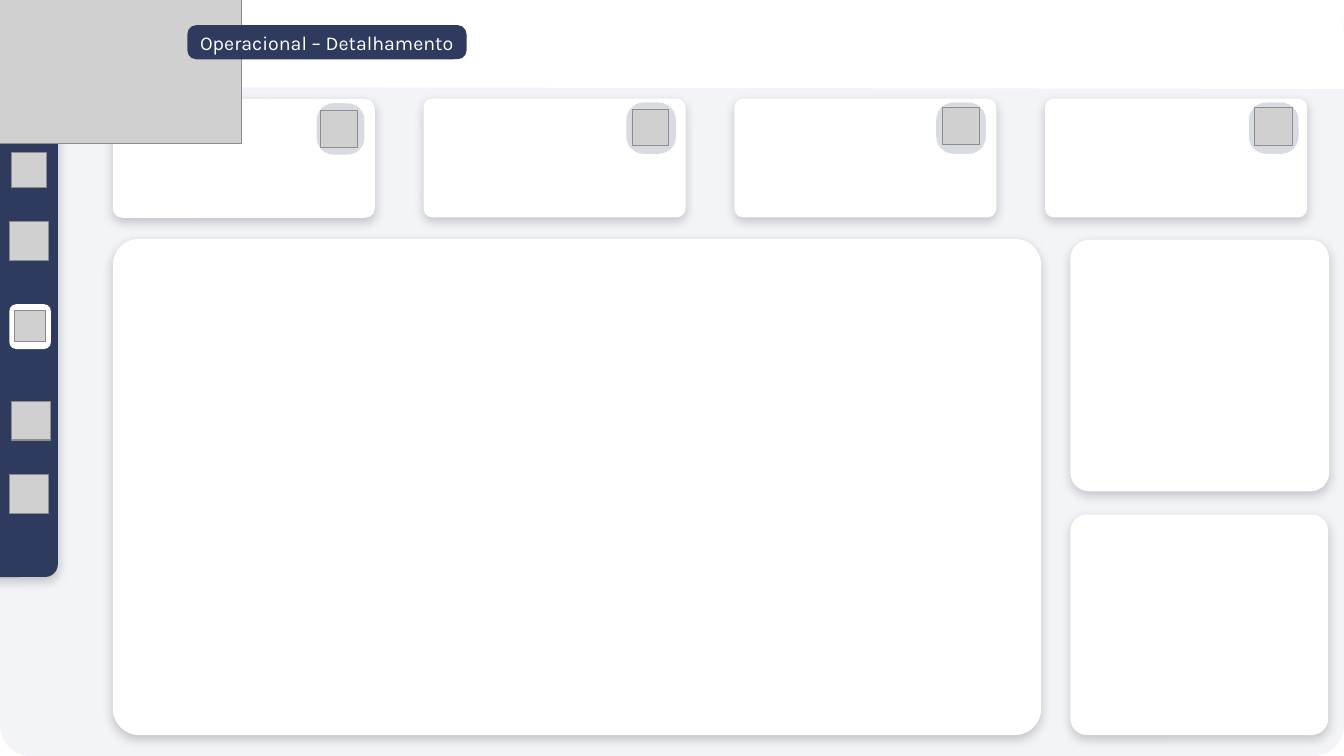
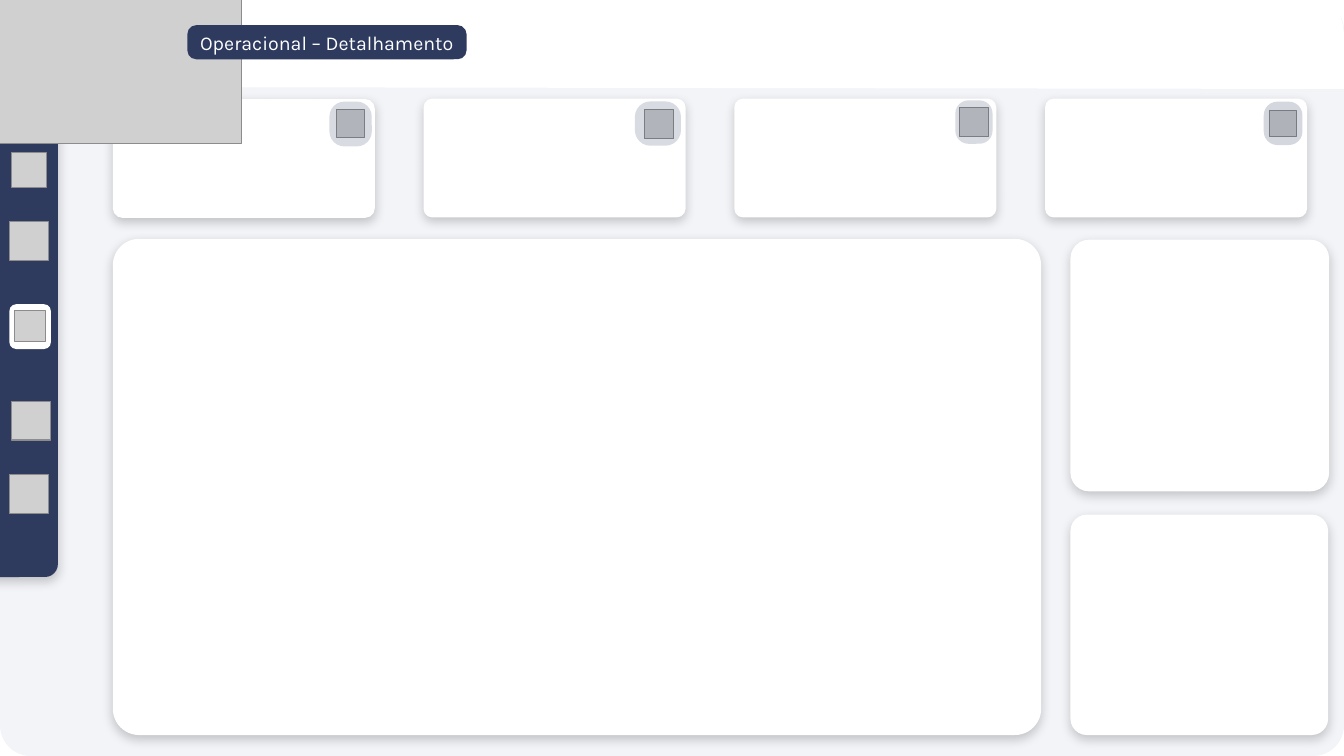
Before and after one commit to Lucas-Pires-ds/controle-orcamentario-analytics-pipeline, a slide deck: slide 2 of dashboards/Mockup dashboard (em construção).pptx. Drawn at 1344x756 pixels with LibreOffice and Linux fonts; fonts in the diff are those of the drawing; grey boxes stand for pictures. Boxes give left, top, right and bottom in pixels: in the first picture for what was removed or moved away, otherwise in the second. Text is boxed around its words. In the diff, an @@ line names an element or a change of style, - is before the commit and + after.

```diff
--- a/dashboards/Mockup dashboard (em construção).pptx
+++ b/dashboards/Mockup dashboard (em construção).pptx
@@ rounded rectangle: place and size @@
-rounded rectangle at [317,103,364,154]
+rounded rectangle at [330,102,372,146]
@@ picture: place and size @@
-picture at [321,111,357,147]
+picture at [337,110,365,138]
@@ rounded rectangle: place and size @@
-rounded rectangle at [626,103,676,154]
+rounded rectangle at [635,102,682,146]
@@ picture: place and size @@
-picture at [632,109,668,145]
+picture at [644,109,674,138]
@@ rounded rectangle: place and size @@
-rounded rectangle at [937,103,986,154]
+rounded rectangle at [956,101,993,144]
@@ picture: place and size @@
-picture at [943,108,979,144]
+picture at [960,108,989,137]
@@ rounded rectangle: place and size @@
-rounded rectangle at [1249,103,1299,154]
+rounded rectangle at [1264,102,1303,145]
@@ rounded rectangle at [1264,102,1303,145]: fill #2F3A5F at 18% opacity to #2F3A5F at 20% opacity @@
@@ picture: place and size @@
-picture at [1255,108,1293,145]
+picture at [1270,111,1297,137]
```
Also in this commit, not shown: 1 other file.
